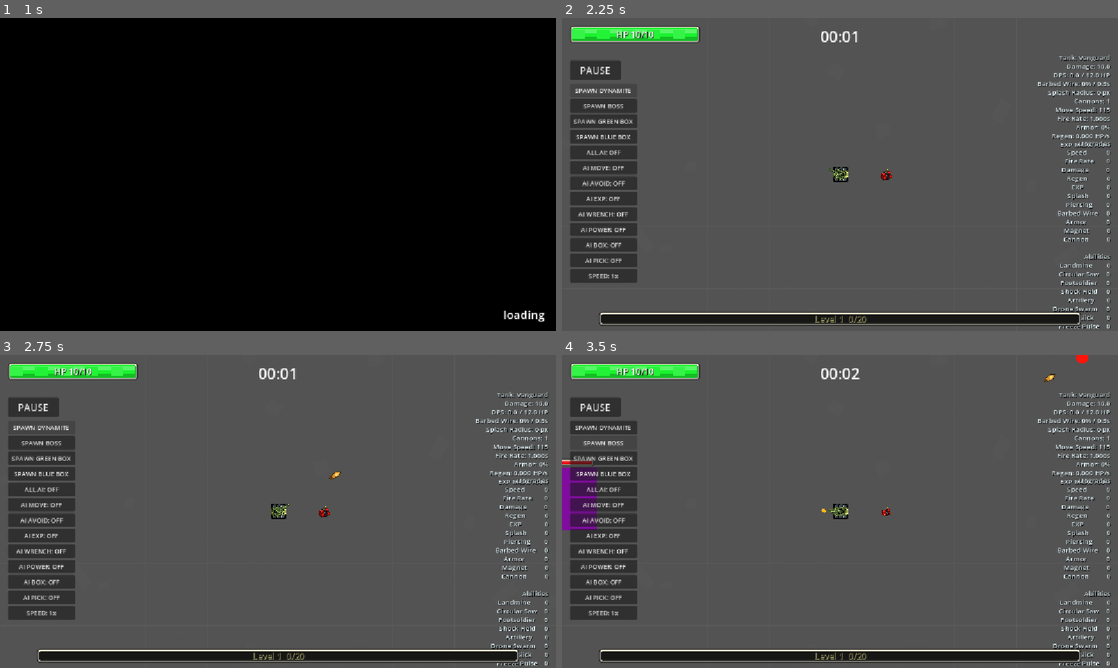
Above: before the commit, frames 1-4 (two rows, left to right).
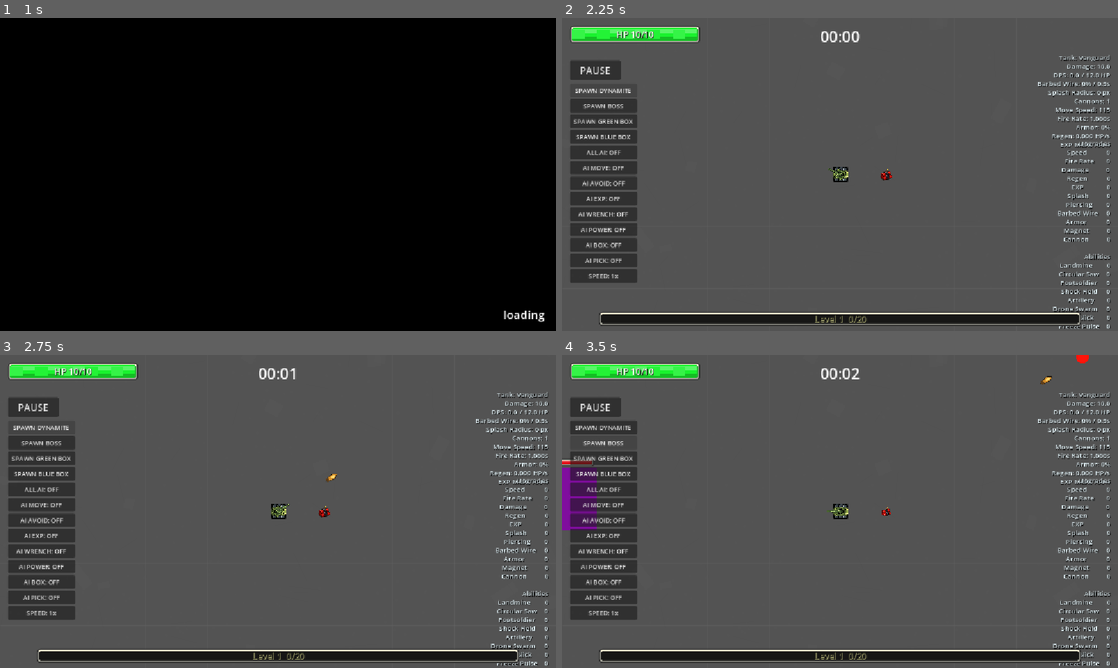
Above: after the commit, the same moments.

Repository: satoshimatos/autonomous-survivor
Game: Godot game, scene res://scenes/core/main_menu.tscn
Two runs of this game, one before a commit and one after it. Both use one fixed random seed, a clock stepped at 60 frames per second and the inputs below.
Inputs:
- Up to frame 1 (1 s): click "Play" at 0.5 s
- Up to frame 2 (2.25 s): hold D (move_right) 1.28-2 s; click "SPAWN DYNAMITE" at 2 s
- Up to frame 3 (2.75 s): no input
- Up to frame 4 (3.5 s): click "SPAWN BOSS" at 2.75 s

Frame 1 is identical in both runs. In frame 2, less than 0.1% of the frame differs, in the area x 52-54%, y 4-8%; in frame 3, less than 0.1%; in frame 4, less than 0.1%, in the area x 46-95%, y 0-51%.
Error after the commit: Trying to assign an array of type "Array" to a variable of type "Array[Dictionary]". (res://scripts/enemies/boss_enemy.gd:70)

Commit message:
Expand boss behavior modules

Diff:
--- /dev/null
+++ b/scenes/effects/boss_hazard.tscn
@@ -0,0 +1,15 @@
+[gd_scene load_steps=3 format=3]
+
+[ext_resource type="Script" path="res://scripts/effects/boss_hazard.gd" id="1_boss_hazard"]
+
+[sub_resource type="CircleShape2D" id="CircleShape2D_boss_hazard"]
+radius = 72.0
+
+[node name="BossHazard" type="Area2D"]
+z_index = 2
+collision_layer = 0
+collision_mask = 2
+script = ExtResource("1_boss_hazard")
+
+[node name="CollisionShape2D" type="CollisionShape2D" parent="."]
+shape = SubResource("CircleShape2D_boss_hazard")
--- a/scripts/_scene_check.gd
+++ b/scripts/_scene_check.gd
@@ -16,6 +16,7 @@
 		"res://scenes/abilities/oil_slick.tscn",
 		"res://scenes/abilities/oil_slick_dispenser.tscn",
 		"res://scenes/abilities/freeze_pulse.tscn",
+		"res://scenes/effects/boss_hazard.tscn",
 		"res://scenes/ui/ability_menu.tscn",
 	]
 
--- a/scripts/core/main.gd
+++ b/scripts/core/main.gd
@@ -59,6 +59,7 @@
 const SUPPLY_BOX_GREEN = preload("res://scenes/pickups/supply_box_green.tscn")
 const PARTICLE_BURST = preload("res://scenes/effects/particle_burst.tscn")
 const SPLASH_AREA = preload("res://scenes/effects/splash_area.tscn")
+const BOSS_HAZARD = preload("res://scenes/effects/boss_hazard.tscn")
 const HEALING_POPUP = preload("res://scenes/effects/healing_popup.tscn")
 const GREEN_EXP_CRYSTAL = preload("res://assets/exp/exp_crystal_green.png")
 const BLUE_EXP_CRYSTAL = preload("res://assets/exp/exp_crystal_blue.png")
@@ -91,10 +92,10 @@
 
 var boss_variant_catalog: Array[Dictionary] = [
 	{"id": "charger", "scene": BOSS_ENEMY, "unlock_seconds": 0.0, "weight": 100.0, "health": 950, "speed": 25.0, "contact_damage": 5, "exp_drop_count": 30, "exp_drop_min_tier": 1, "color": Color(0.5, 0.05, 0.62, 1.0), "scale": 1.0, "behavior": "charger"},
-	{"id": "bulwark", "scene": BOSS_ENEMY, "unlock_seconds": 42 …(153 unchanged characters)… 0), "scale": 1.18, "behavior": "bulwark"},
+	{"id": "bulwark", "scene": BOSS_ENEMY, "unlock_seconds": 42 …(153 unchanged characters)… 0), "scale": 1.18, "behavior": "bulwark", "phase_thresholds": [0.55], "ability_modules": [{"type": "minion_call", "cooldown": 8.0, "initial_delay": 3.5, "count": 3, "phase_count_bonus": 2}]},
 	{"id": "sprinter", "scene": BOSS_ENEMY, "unlock_seconds": 840.0, "weight": 45.0, "health": 1100, "speed": 34.0, "contact_damage": 6, "exp_drop_count": 42, "exp_drop_min_tier": 2, "color": Color(1.0, 0.38, 0.08, 1.0), "scale": 0.9, "behavior": "sprinter"},
-	{"id": "crusher", "scene": BOSS_ENEMY, "unlock_seconds": 12 …(155 unchanged characters)… 0), "scale": 1.35, "behavior": "crusher"},
-	{"id": "wraith", "scene": BOSS_ENEMY, "unlock_seconds": 168 …(151 unchanged characters)… .0), "scale": 1.02, "behavior": "wraith"},
+	{"id": "crusher", "scene": BOSS_ENEMY, "unlock_seconds": 12 …(155 unchanged characters)… 0), "scale": 1.35, "behavior": "crusher", "phase_thresholds": [0.65, 0.32], "ability_modules": [{"type": "hazard_ring", "cooldown": 7.2, "initial_delay": 2.8, "count": 5, "phase_count_bonus": 2, "radius": 74.0, "ring_distance": 170.0, "damage": 3}]},
+	{"id": "wraith", "scene": BOSS_ENEMY, "unlock_seconds": 168 …(151 unchanged characters)… .0), "scale": 1.02, "behavior": "wraith", "phase_thresholds": [0.5], "ability_modules": [{"type": "target_hazard", "cooldown": 5.6, "initial_delay": 2.2, "radius": 64.0, "damage": 3}, {"type": "minion_call", "cooldown": 11.0, "initial_delay": 5.0, "count": 2, "phase_count_bonus": 1}]},
 ]
 
 var enemy_affix_catalog: Array[Dictionary] = [
@@ -373,6 +374,7 @@
 		SUPPLY_BOX_GREEN,
 		PARTICLE_BURST,
 		SPLASH_AREA,
+		BOSS_HAZARD,
 		HEALING_POPUP,
 		PROJECTILE,
 		LANDMINE,
@@ -534,6 +536,83 @@
 
 	var boss_config := get_boss_config_to_spawn()
 	spawn_enemy(boss_config.scene, _on_boss_defeated, boss_config)
+
+
+func execute_boss_ability(boss: Node2D, module: Dictionary, phase_index: int) -> void:
+	if boss == null or not is_instance_valid(boss):
+		return
+
+	match String(module.get("type", "")):
+		"minion_call":
+			spawn_boss_minions(boss.global_position, module, phase_index)
+		"hazard_ring":
+			spawn_boss_hazard_ring(boss.global_position, module, phase_index)
+		"target_hazard":
+			spawn_targeted_boss_hazard(module, phase_index)
+
+
+func spawn_boss_minions(origin: Vector2, module: Dictionary, phase_index: int) -> void:
+	var spawn_count: int = int(module.get("count", 2)) + phase_index * int(module.get("phase_count_bonus", 1))
+	spawn_count = mini(spawn_count, 7)
+	if get_active_enemy_count() >= ELITE_SPLIT_ACTIVE_ENEMY_CAP:
+		return
+
+	var minion_config := {
+		"id": "boss_minion",
+		"scene": ENEMY,
+		"health": 14 + phase_index * 4,
+		"speed": 72.0 + float(phase_index) * 8.0,
+		"contact_damage": 1 + phase_index,
+		"exp_drop_count": 1,
+		"exp_drop_min_tier": BLUE_ORB_TIER,
+		"color": Color(0.35, 0.55, 1.0, 1.0),
+		"scale": 0.68,
+		"movement_style": "weaver",
+	}
+	for i in range(spawn_count):
+		if get_active_enemy_count() >= ELITE_SPLIT_ACTIVE_ENEMY_CAP:
+			return
+		var minion = spawn_enemy(ENEMY, _on_enemy_defeated, minion_config)
+		minion.global_position = origin + Vector2.RIGHT.rotated((TAU / float(spawn_count)) * float(i)) * randf_range(80.0, 128.0)
+
+
+func spawn_boss_hazard_ring(origin: Vector2, module: Dictionary, phase_index: int) -> void:
+	var hazard_count: int = int(module.get("count", 5)) + phase_index * int(module.get("phase_count_bonus", 1))
+	hazard_count = mini(hazard_count, 10)
+	var ring_distance := float(module.get("ring_distance", 160.0)) + float(phase_index) * 24.0
+	var angle_offset := randf() * TAU
+	for i in range(hazard_count):
+		var hazard_position := origin + Vector2.RIGHT.rotated(angle_offset + (TAU / float(hazard_count)) * float(i)) * ring_distance
+		spawn_boss_hazard(hazard_position, float(module.get("radius", 72.0)), int(module.get("damage", 3)) + phase_index)
+
+
+func spawn_targeted_boss_hazard(module: Dictionary, phase_index: int) -> void:
+	if player == null:
+		return
+	var offset := Vector2.RIGHT.rotated(randf() * TAU) * randf_range(0.0, 42.0)
+	spawn_boss_hazard(player.global_position + offset, float(module.get("radius", 64.0)) + float(phase_index) * 10.0, int(module.get("damage", 3)) + phase_index)
+
+
+func spawn_boss_hazard(hazard_position: Vector2, radius: float, damage: int) -> void:
+	var hazard = BOSS_HAZARD.instantiate()
+	add_child(hazard)
+	hazard.global_position = clamp_position_to_arena(hazard_position)
+	hazard.configure(radius, 0.85, 0.42, damage)
+
+
+func clamp_position_to_arena(position_to_clamp: Vector2) -> Vector2:
+	var arena_rect := get_arena_rect().grow(-BOSS_ARENA_INSET)
+	if arena_rect.size.x <= 0.0 or arena_rect.size.y <= 0.0:
+		arena_rect = get_arena_rect()
+	return Vector2(
+		clamp(position_to_clamp.x, arena_rect.position.x, arena_rect.end.x),
+		clamp(position_to_clamp.y, arena_rect.position.y, arena_rect.end.y)
+	)
+
+
+func spawn_boss_phase_burst(boss_position: Vector2, phase_index: int) -> void:
+	var burst_count := 36 + phase_index * 16
+	spawn_particle_burst(self, boss_position, burst_count, Color(1.0, 0.08, 0.04, 1.0), 260.0, 0.45, Vector2(12.0, 20.0), true)
 
 
 func is_boss_alive() -> bool:
--- /dev/null
+++ b/scripts/effects/boss_hazard.gd
@@ -0,0 +1,60 @@
+extends Area2D
+
+var radius: float = 72.0
+var warning_time: float = 0.9
+var active_time: float = 0.45
+var damage: int = 3
+var age: float = 0.0
+var has_fired: bool = false
+
+@onready var collision_shape: CollisionShape2D = $CollisionShape2D
+
+
+func configure(hazard_radius: float, warning_duration: float, active_duration: float, damage_amount: int) -> void:
+	radius = hazard_radius
+	warning_time = warning_duration
+	active_time = active_duration
+	damage = damage_amount
+	if is_node_ready():
+		apply_shape_radius()
+
+
+func _ready() -> void:
+	apply_shape_radius()
+
+
+func apply_shape_radius() -> void:
+	var circle := collision_shape.shape as CircleShape2D
+	if circle != null:
+		circle.radius = radius
+
+
+func _process(delta: float) -> void:
+	age += delta
+	if not has_fired and age >= warning_time:
+		has_fired = true
+		damage_overlapping_player()
+	if age >= warning_time + active_time:
+		queue_free()
+		return
+	queue_redraw()
+
+
+func damage_overlapping_player() -> void:
+	for body in get_overlapping_bodies():
+		if body.is_in_group("Player") and body.has_method("hit"):
+			body.hit(damage)
+
+
+func _draw() -> void:
+	var warning_progress: float = clamp(age / max(warning_time, 0.001), 0.0, 1.0)
+	if not has_fired:
+		var alpha: float = 0.22 + warning_progress * 0.42
+		draw_circle(Vector2.ZERO, radius, Color(1.0, 0.08, 0.03, alpha))
+		draw_arc(Vector2.ZERO, radius, 0.0, TAU, 64, Color(1.0, 0.78, 0.08, 0.85), 3.0 + warning_progress * 5.0, true)
+		return
+
+	var active_progress: float = clamp((age - warning_time) / max(active_time, 0.001), 0.0, 1.0)
+	var alpha: float = 0.65 * (1.0 - active_progress)
+	draw_circle(Vector2.ZERO, radius, Color(1.0, 0.16, 0.04, alpha))
+	draw_arc(Vector2.ZERO, radius * (0.72 + active_progress * 0.28), 0.0, TAU, 64, Color(1.0, 0.95, 0.2, alpha), 8.0, true)
--- a/scripts/enemies/boss_enemy.gd
+++ b/scripts/enemies/boss_enemy.gd
@@ -8,6 +8,8 @@
 @export var exp_drop_count: int = 30
 @export var exp_drop_min_tier: int = 1
 @export var boss_behavior: String = "charger"
+@export var ability_modules: Array[Dictionary] = []
+@export var phase_thresholds: Array[float] = []
 
 const ARENA_INSET: float = 72.0
 
@@ -24,6 +26,8 @@
 var pulse_timer: float = 0.0
 var slow_timer: float = 0.0
 var slow_multiplier: float = 1.0
+var ability_timers: Array[float] = []
+var phase_index: int = 0
 
 @onready var mesh_instance: MeshInstance2D = $MeshInstance2D
 @onready var collision_shape: CollisionShape2D = $CollisionShape2D
@@ -47,6 +51,8 @@
 	pulse_timer += delta
 	update_status_effects(delta)
 	update_behavior_effect(delta)
+	update_phase_state()
+	update_ability_modules(delta)
 	update_hit_flash(delta)
 	state_machine.update(delta)
 	clamp_to_arena()
@@ -61,6 +67,9 @@
 	exp_drop_count = int(config.get("exp_drop_count", exp_drop_count))
 	exp_drop_min_tier = int(config.get("exp_drop_min_tier", exp_drop_min_tier))
 	boss_behavior = String(config.get("behavior", boss_behavior))
+	ability_modules = (config.get("ability_modules", []) as Array).duplicate(true)
+	phase_thresholds = (config.get("phase_thresholds", []) as Array).duplicate()
+	reset_ability_timers()
 	variant_color = config.get("color", Color.WHITE) as Color
 	variant_scale = float(config.get("scale", 1.0))
 	if is_node_ready():
@@ -69,6 +78,13 @@
 		apply_variant_visuals()
 		base_modulate = mesh_instance.modulate
 		update_health_bar()
+
+
+func reset_ability_timers() -> void:
+	ability_timers.clear()
+	for module in ability_modules:
+		var initial_delay := float(module.get("initial_delay", module.get("cooldown", 4.0)))
+		ability_timers.append(initial_delay)
 
 
 func apply_variant_visuals() -> void:
@@ -115,6 +131,33 @@
 			pass
 
 
+func update_phase_state() -> void:
+	if phase_thresholds.is_empty() or max_health <= 0:
+		return
+
+	var health_ratio := float(health) / float(max_health)
+	while phase_index < phase_thresholds.size() and health_ratio <= float(phase_thresholds[phase_index]):
+		phase_index += 1
+		base_speed *= 1.08
+		contact_damage += 1
+		if main and main.has_method("spawn_boss_phase_burst"):
+			main.spawn_boss_phase_burst(global_position, phase_index)
+
+
+func update_ability_modules(delta: float) -> void:
+	if ability_modules.is_empty() or main == null or not main.has_method("execute_boss_ability"):
+		return
+
+	for i in range(ability_modules.size()):
+		ability_timers[i] -= delta
+		if ability_timers[i] > 0.0:
+			continue
+		var module: Dictionary = ability_modules[i]
+		main.execute_boss_ability(self, module, phase_index)
+		var phase_cooldown_multiplier := pow(float(module.get("phase_cooldown_multiplier", 0.86)), phase_index)
+		ability_timers[i] = float(module.get("cooldown", 6.0)) * phase_cooldown_multiplier
+
+
 func process_contact_damage() -> void:
 	var bodies := get_overlapping_bodies()
 	if bodies.is_empty():
Not shown, changed: BACKLOG.md
Not shown, changed: README.md
